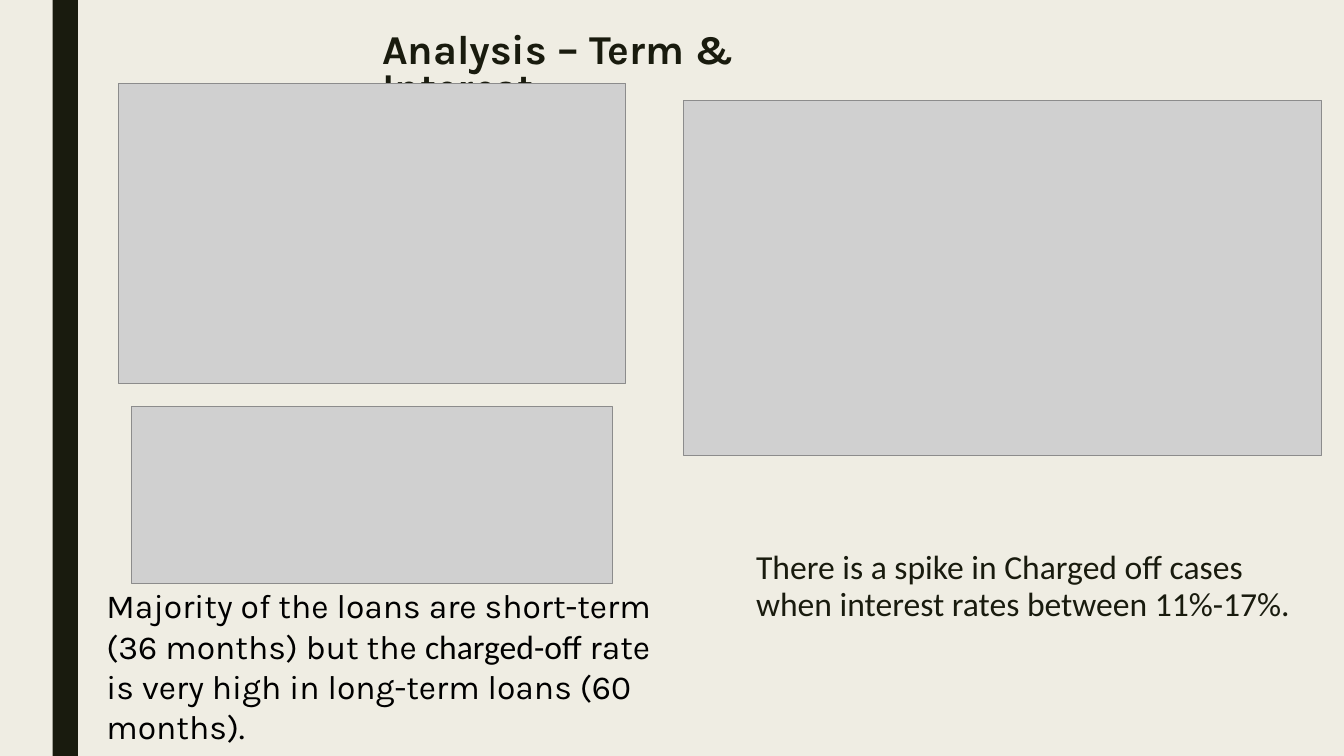
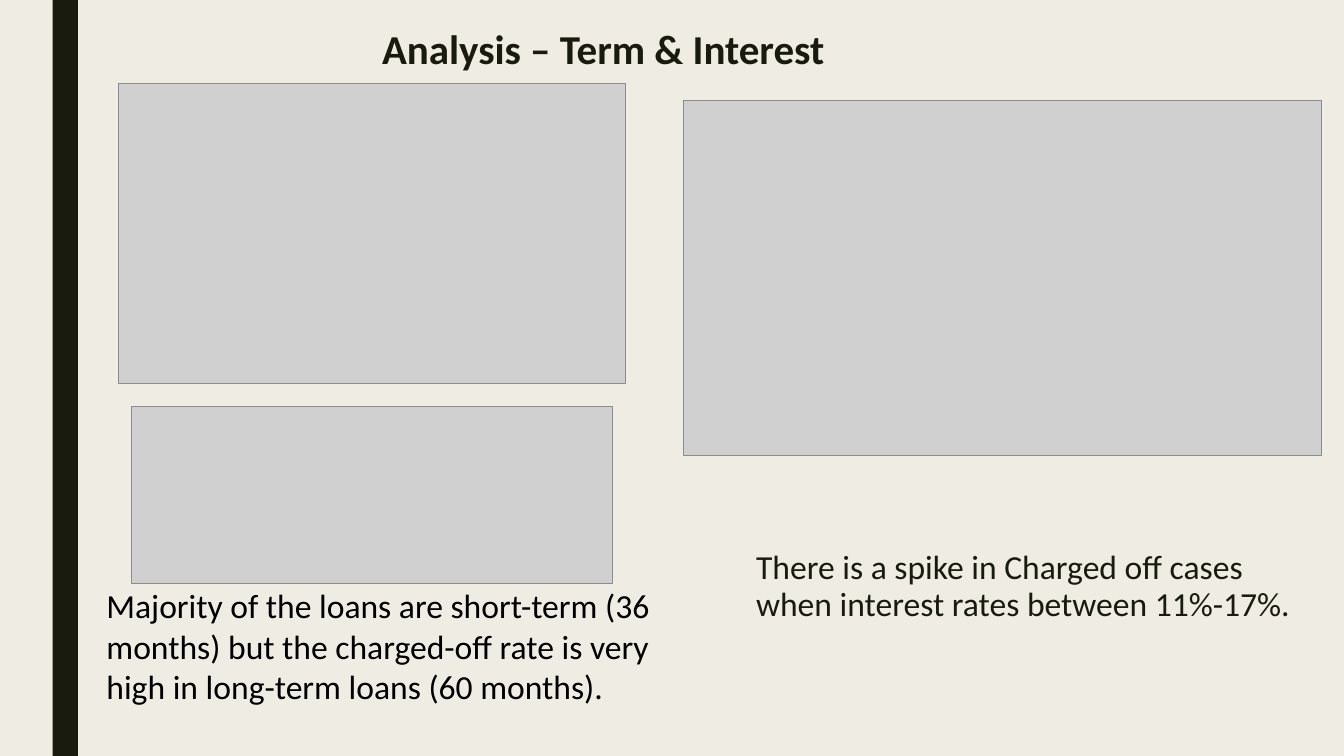
Before and after one commit to SaiViswanadhKintali/Lending-Club, a slide deck: slide 10 of Lending_Club_Case_Study.pptx (slide 9 before the commit). Drawn at 1344x756 pixels with LibreOffice and Linux fonts; fonts in the diff are those of the drawing; grey boxes stand for pictures. Boxes give left, top, right and bottom in pixels: in the first picture for what was removed or moved away, otherwise in the second. Text is boxed around its words. In the diff, an @@ line names an element or a change of style, - is before the commit and + after.

```diff
--- a/Lending_Club_Case_Study.pptx
+++ b/Lending_Club_Case_Study.pptx
@@ text "Analysis – Term & Interest" at <box>382,35,825,71</box>: font Karla to Calibri @@
@@ text "Majority of the loans are ..." at <box>106,593,649,705</box>: font Karla to Calibri in "Majority of the loans are short-term (36 ..." @@
```
Also in this commit, not shown: 8 other slides changed, 1 slide added, 3 other files.
